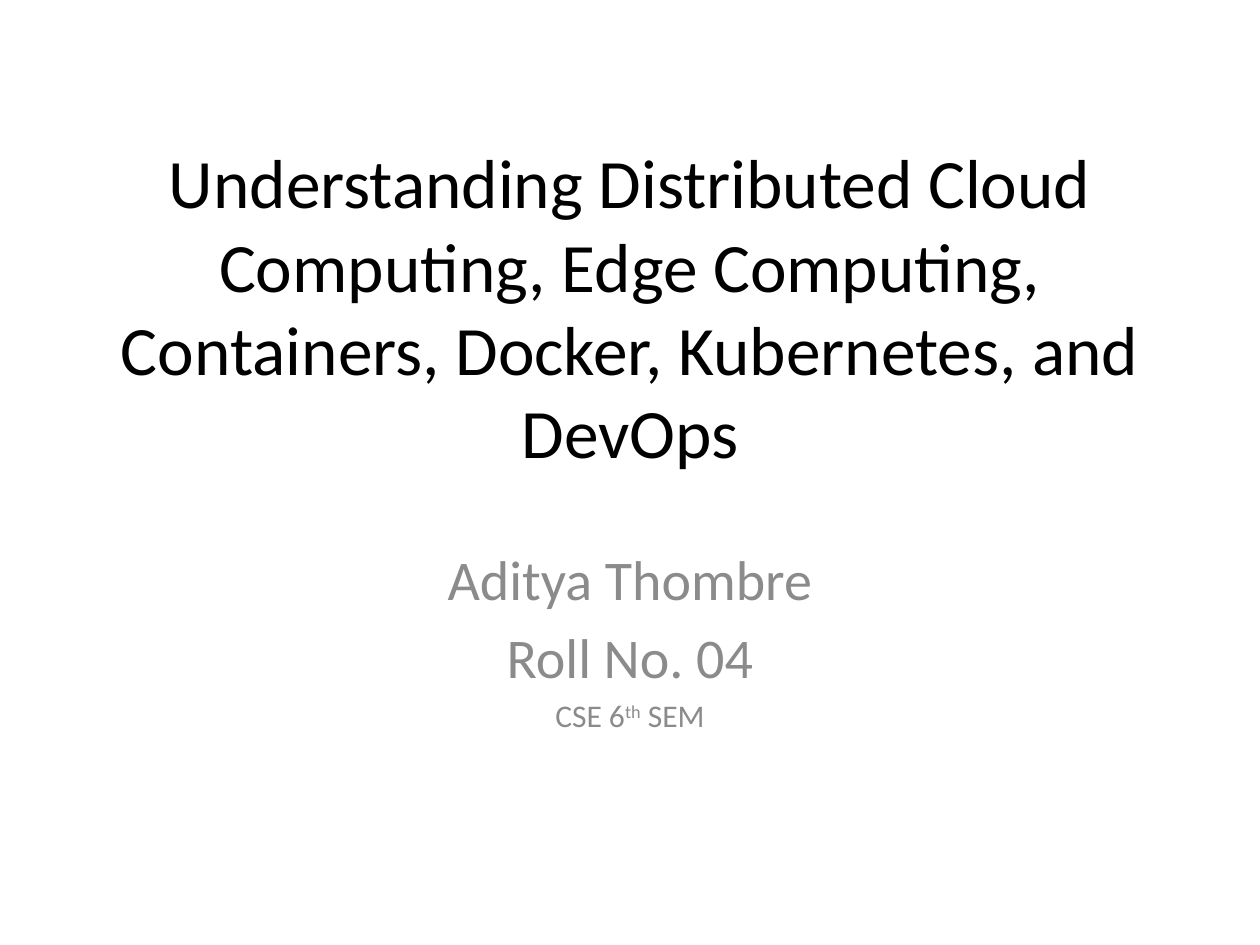
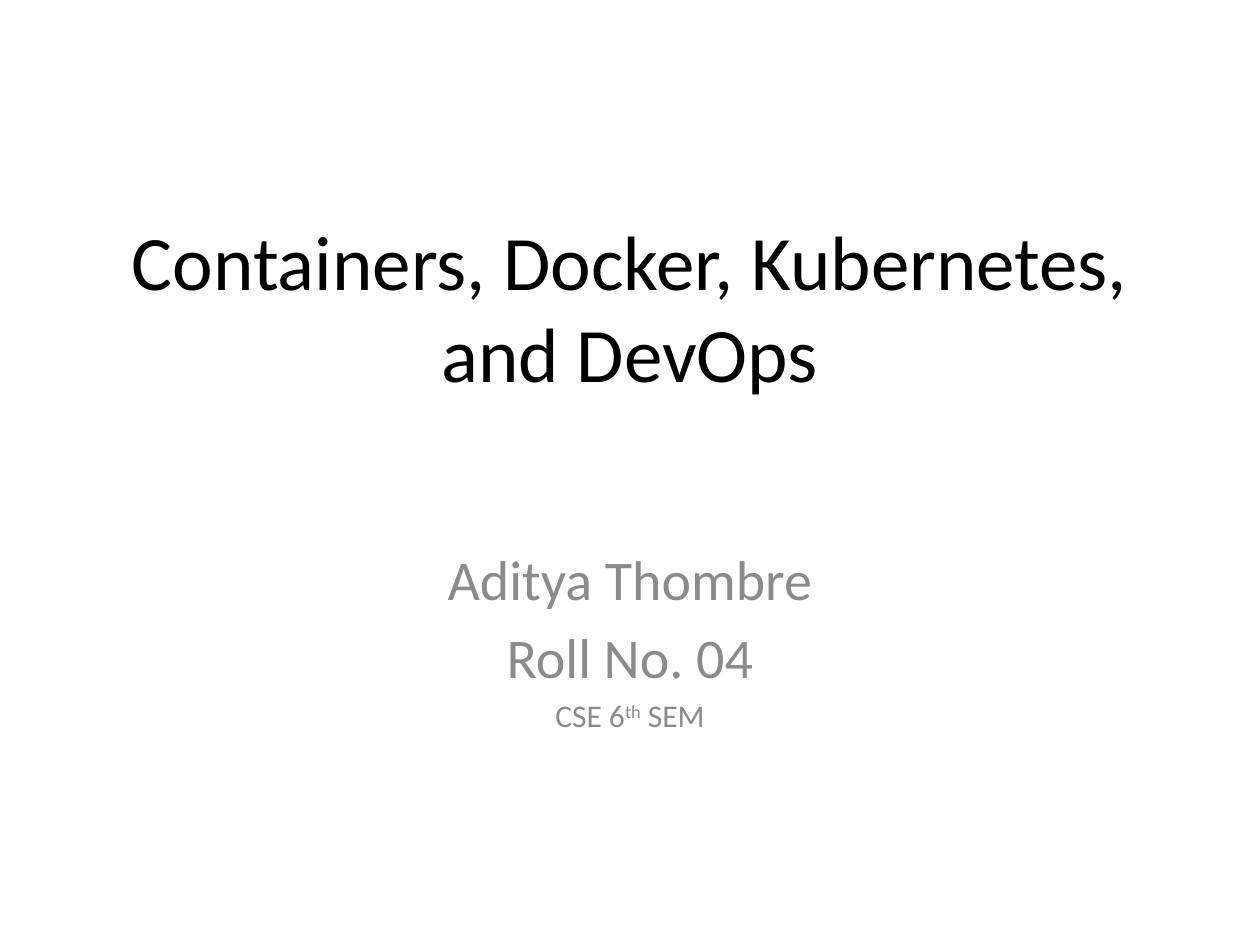
Before and after one commit to thombre1/sem6, a slide deck: slide 1 of CLOUD/Distributed_Cloud_DevOps_Presentation.pptx. Drawn at 1260x945 pixels with LibreOffice and Linux fonts; fonts in the diff are those of the drawing. Boxes give left, top, right and bottom in pixels: in the first picture for what was removed or moved away, otherwise in the second. Text is boxed around its words. In the diff, an @@ line names an element or a change of style, - is before the commit and + after.

```diff
--- a/CLOUD/Distributed_Cloud_DevOps_Presentation.pptx
+++ b/CLOUD/Distributed_Cloud_DevOps_Presentation.pptx
@@ title at bbox=[132, 236, 1127, 395]: text changed; size 39.6 to 44 pt @@
-Understanding Distributed Cloud Computing, Edge Computing, Containers, Docker, Kubernetes, and DevOps
+Containers, Docker, Kubernetes, and DevOps
```
Also in this commit, not shown: 3 slides removed, 1 other file.
